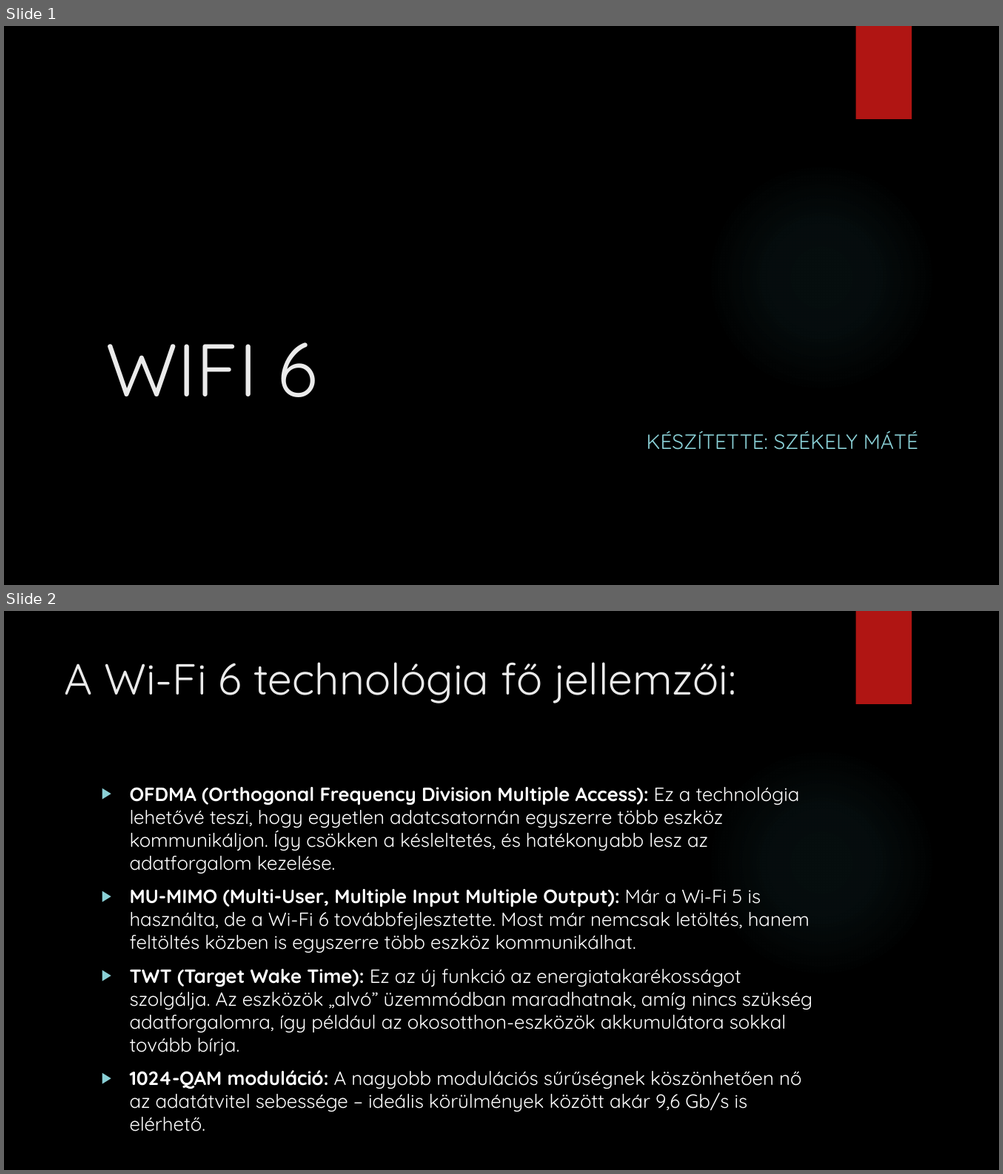
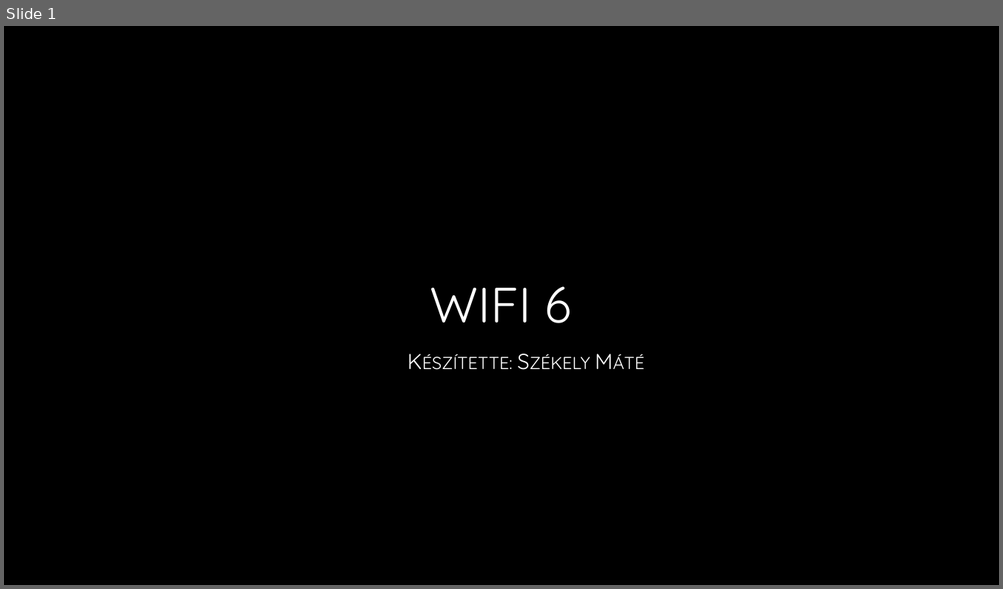
Before and after one commit to kabaibalazs061-tech/Szekely-Bari-Kabai, a slide deck: wifi 6.pptx. Shown one above the other, each under a label of ours: slides 1 and 2 before the commit, slide 1 after it. The pictures are 1003x1174 and 1003x589 pixels, drawn with LibreOffice and Linux fonts; fonts in the diff are those of the drawing; background and template pictures are left out. Boxes give left, top, right and bottom in pixels: in the first picture for what was removed or moved away, otherwise in the second. Text is boxed around its words. In the diff, an @@ line names an element or a change of style, - is before the commit and + after.

```diff
--- a/wifi 6.pptx
+++ b/wifi 6.pptx
@@ slide 2 removed at (x1=4, y1=611, x2=999, y2=1170), background picture (left out); not listed: 2 template elements that a slide beside it also shows @@
@@ title removed at (x1=64, y1=662, x2=736, y2=703) @@
-A Wi-Fi 6 technológia fő jellemzői:
@@ text removed at (x1=130, y1=787, x2=812, y2=1132) @@
-▶ OFDMA (Orthogonal Frequency Division Multiple Access): Ez a technológia lehetővé teszi, hogy egyetlen adatcsatornán egyszerre több eszköz kommunikáljon. Így csökken a késleltetés, és hatékonyabb lesz az adatforgalom kezelése.
-▶ MU-MIMO (Multi-User, Multiple Input Multiple Output): Már a Wi-Fi 5 is használta, de a Wi-Fi 6 továbbfejlesztette. Most már nemcsak letöltés, hanem feltöltés közben is egyszerre több eszköz kommunikálhat.
-▶ TWT (Target Wake Time): Ez az új funkció az energiatakarékosságot szolgálja. Az eszközök „alvó” üzemmódban maradhatnak, amíg nincs szükség adatforgalomra, így például az okosotthon-eszközök akkumulátora sokkal tovább bírja.
-▶ 1024-QAM moduláció: A nagyobb modulációs sűrűségnek köszönhetően nő az adatátvitel sebessége – ideális körülmények között akár 9,6 Gb/s is elérhető.
@@ slide 1 changed as well @@
@@ rectangle removed at (x1=855, y1=26, x2=911, y2=119) @@
@@ title "WIFI 6" moved from (x1=105, y1=343, x2=318, y2=397) to (x1=430, y1=286, x2=572, y2=323) @@
@@ title "WIFI 6" at (x1=430, y1=286, x2=572, y2=323): size 72 to 48 pt, text colour #EBEBEB to gradient #FFFFFF to #A6A6A6; alignment left to centre @@
@@ subtitle at (x1=646, y1=432, x2=918, y2=450): text changed; size 20 to 21 pt; text colour #8AD0D6 to gradient #FFFFFF to #BFBFBF @@
-KÉSZÍTETTE: SZÉKELY MÁTÉ
+Készítette: Székely Máté
```
Also in this commit, not shown: 4 other slides changed, 2 slides added, 1 other slide removed.
